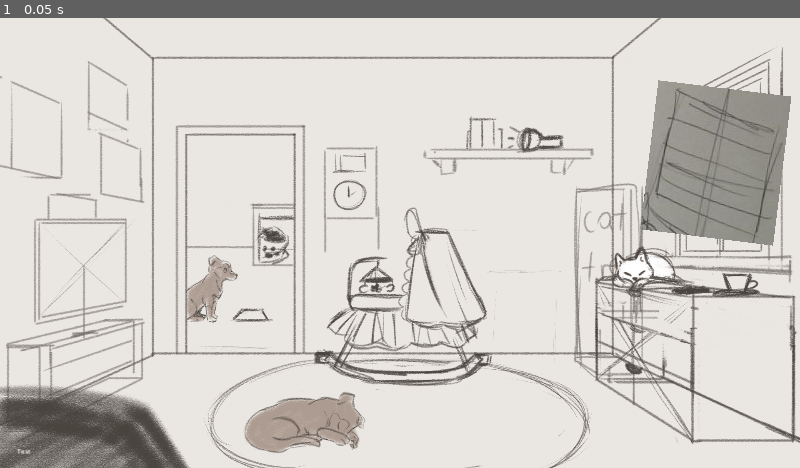
Above: before the commit, frame 1.
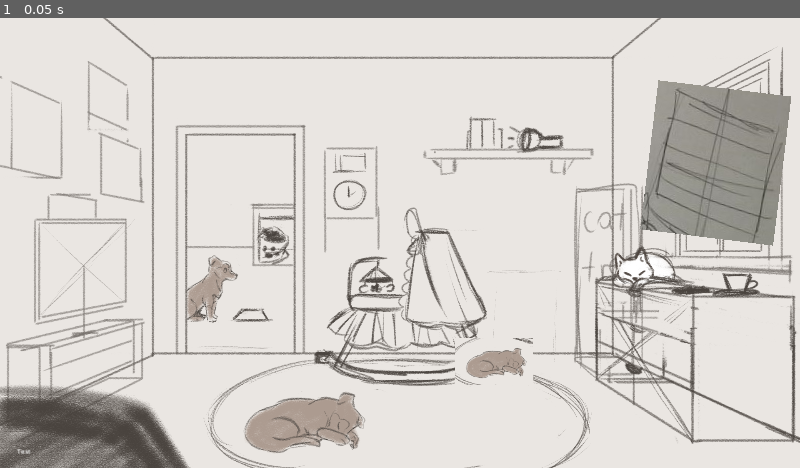
Above: after the commit, the same moment.

Repository: Kadema-FK/Don-t-wake-them-up
Game: Godot game, scene res://Scenes/don't wake her up.tscn
The game is run twice, just before and just after one commit, with the same random seed, the same clock (stepped at 60 frames per second) and the same inputs.
Inputs:
- Up to frame 1 (0.05 s): no input

The runs differ from the first frame. In frame 1, 0.5% of the frame differs, in the area x 56-67%, y 71-82%.

Commit message:
Random obstacles

Diff:
--- a/Scenes/don't wake her up.tscn
+++ b/Scenes/don't wake her up.tscn
@@ -1,8 +1,12 @@
-[gd_scene load_steps=4 format=3 uid="uid://mlhgidq1ow1b"]
+[gd_scene load_steps=8 format=3 uid="uid://mlhgidq1ow1b"]
 
 [ext_resource type="Script" path="res://Scripts/don't wake her up.gd" id="1_jhs1t"]
-[ext_resource type="PackedScene" uid="uid://b872cys6jdyfy" path="res://Scenes/window_obs.tscn" id="3_ecayh"]
+[ext_resource type="PackedScene" uid="uid://cwkx4xqfoj1tr" path="res://Scenes/window_obs.tscn" id="3_ecayh"]
 [ext_resource type="Texture2D" uid="uid://con40ybx8212b" path="res://Assets/Images/Background/plansza_SKETCH.png" id="3_hjj7f"]
+[ext_resource type="PackedScene" path="res://Scenes/boogeyman_obs.tscn" id="4_yshmp"]
+[ext_resource type="PackedScene" path="res://Scenes/cat_obs.tscn" id="5_tt8u4"]
+[ext_resource type="PackedScene" path="res://Scenes/clock_obs.tscn" id="6_mof2p"]
+[ext_resource type="PackedScene" uid="uid://cy6wom821tjvy" path="res://Scenes/dog_obs.tscn" id="7_qgjty"]
 
 [node name="Game" type="Node2D"]
 script = ExtResource("1_jhs1t")
@@ -27,5 +31,17 @@
 position = Vector2(1556, 170)
 scale = Vector2(2.28, 2.28)
 
+[node name="Boogeyman" parent="." instance=ExtResource("4_yshmp")]
+position = Vector2(1006, 730)
+
+[node name="Cat" parent="." instance=ExtResource("5_tt8u4")]
+position = Vector2(661, 650)
+
+[node name="Clock" parent="." instance=ExtResource("6_mof2p")]
+position = Vector2(845, 383)
+
+[node name="Dog" parent="." instance=ExtResource("7_qgjty")]
+position = Vector2(1091, 768)
+
 [connection signal="timeout" from="GameTimer" to="." method="_on_game_timer_timeout"]
 [connection signal="timeout" from="EventTimer" to="." method="_on_event_timer_timeout"]
--- a/Scripts/boogeyman_obs.gd
+++ b/Scripts/boogeyman_obs.gd
@@ -11,4 +11,5 @@
 	pass
 
 func start():
+	print("Boogy starts");
 	pass
--- a/Scripts/cat_obs.gd
+++ b/Scripts/cat_obs.gd
@@ -11,4 +11,5 @@
 	pass
 
 func start():
+	print("Cat starts");
 	pass
--- a/Scripts/clock_obs.gd
+++ b/Scripts/clock_obs.gd
@@ -11,4 +11,5 @@
 	pass
 
 func start():
+	print("Clock starts");
 	pass
--- a/Scripts/dog_obs.gd
+++ b/Scripts/dog_obs.gd
@@ -45,6 +45,7 @@
 
 #start being an obstacle
 func start():
+	print("Dog starts");
 	var rng_set = RandomNumberGenerator.new();
 	state_set = rng_set.randf_range(0, 1);
 	$Timer.start();
--- a/Scripts/don't wake her up.gd
+++ b/Scripts/don't wake her up.gd
@@ -1,13 +1,21 @@
 extends Node2D
 
 var day = 6;
-var eventTime = [[5,8], [4,7], [3,6]]
+const eventTimeMinMax = [[5,8], [4,7], [3,6]]
+var eventsInHour0 = [0,0];
 var hour = 0;
 const sInHour = 20;
+@onready var obstacles = [$Cat, $Dog, $Window, $Boogeyman];
+
+
+var rng; #random numer generator
 
 # Called when the node enters the scene tree for the first time.
 func _ready():
-	resetEventTimer(eventTime[0][0], eventTime[0][1]);
+	rng = RandomNumberGenerator.new();
+	eventsInHour0[0] = rng.randi_range(0,1);
+	eventsInHour0[1] = rng.randi_range(2,obstacles.size()-1);
+	resetEventTimer(eventTimeMinMax[0][0], eventTimeMinMax[0][1]);
 	$GameTimer.start(sInHour);
 	pass # Replace with function body.
 
@@ -17,10 +25,8 @@
 	pass
 
 func resetEventTimer(start, end):
-	var rng = RandomNumberGenerator.new();
 	var time = rng.randf_range(start, end);
 	print ("New time: " + str(time));
-	$Window.start();
 	$EventTimer.start(time);
 
 func _on_game_timer_timeout():
@@ -29,11 +35,16 @@
 
 
 func _on_event_timer_timeout():
-	var maks_array = eventTime.size()-1;
-	#print("Maks "+str(maks_array))
-	#print ("Timeout. Game time: "+ str(hour)  + " hour: " + str($GameTimer.time_left) + "s")
+	var number;
+	if hour == 0:
+		number = eventsInHour0[rng.randi_range(0,1)];
+	else:
+		number = rng.randi_range(0,obstacles.size()-1);
+	print("Number "+str(number))
+	obstacles[number].start();
+	var maks_array = eventTimeMinMax.size()-1;
 	if hour < maks_array:
-		resetEventTimer(eventTime[hour][0], eventTime[hour][1]);
+		resetEventTimer(eventTimeMinMax[hour][0], eventTimeMinMax[hour][1]);
 	else:
-		resetEventTimer(eventTime[maks_array][0], eventTime[maks_array][1]);
+		resetEventTimer(eventTimeMinMax[maks_array][0], eventTimeMinMax[maks_array][1]);
 	pass # Replace with function body.
--- a/Scripts/window_obs.gd
+++ b/Scripts/window_obs.gd
@@ -34,6 +34,7 @@
 
 #start being an obstacle
 func start():
+	print("Window starts");
 	$Timer.start();
 
 #return real noise level
--- a/project.godot
+++ b/project.godot
@@ -21,7 +21,6 @@
 window/size/viewport_height=1080
 window/size/mode=2
 window/stretch/mode="canvas_items"
-window/vsync/vsync_mode=2
 
 [rendering]
 
Not shown: 1 places in Scenes/window_obs.tscn that only renumber resources
